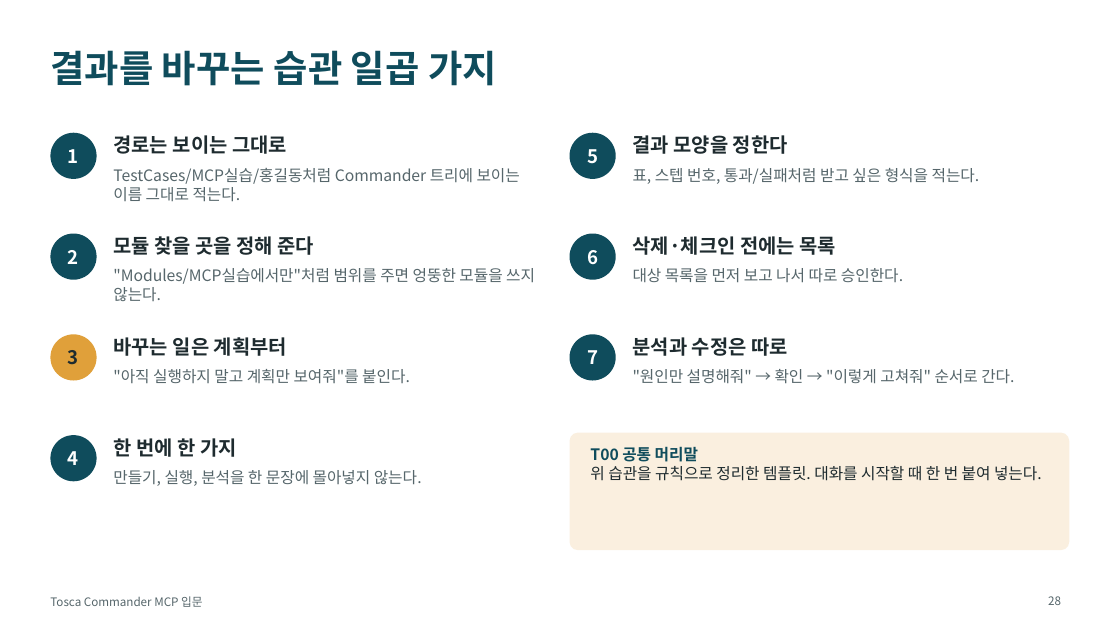
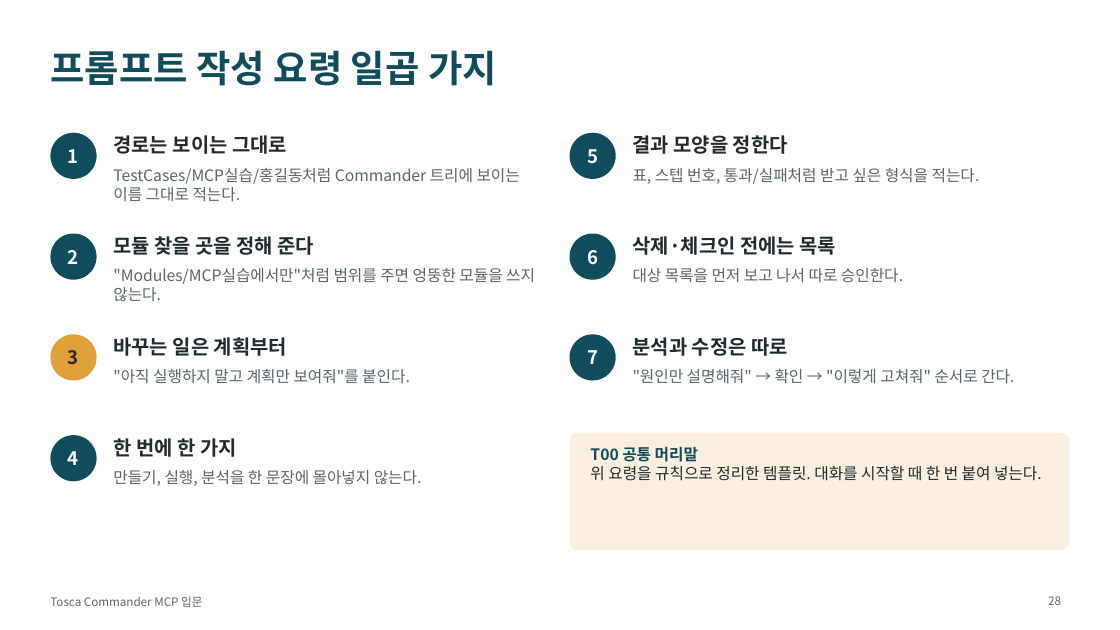
Before and after one commit to tjkim0725/Agent, a slide deck: slide 28 of tosca-mcp-training/Tosca_Commander_MCP_교육자료.pptx. Drawn at 1120x630 pixels with LibreOffice and Linux fonts; fonts in the diff are those of the drawing. Boxes give left, top, right and bottom in pixels: in the first picture for what was removed or moved away, otherwise in the second. Text is boxed around its words. In the diff, an @@ line names an element or a change of style, - is before the commit and + after.

```diff
--- a/tosca-mcp-training/Tosca_Commander_MCP_교육자료.pptx
+++ b/tosca-mcp-training/Tosca_Commander_MCP_교육자료.pptx
@@ title at box(50, 50, 497, 86): text changed @@
-결과를 바꾸는 습관 일곱 가지
+프롬프트 작성 요령 일곱 가지
@@ text at box(590, 466, 1042, 481): text changed @@
-위 습관을 규칙으로 정리한 템플릿. 대화를 시작할 때 한 번 붙여 넣는다.
+위 요령을 규칙으로 정리한 템플릿. 대화를 시작할 때 한 번 붙여 넣는다.
```
Also in this commit, not shown: 20 other slides changed, 6 other files.
